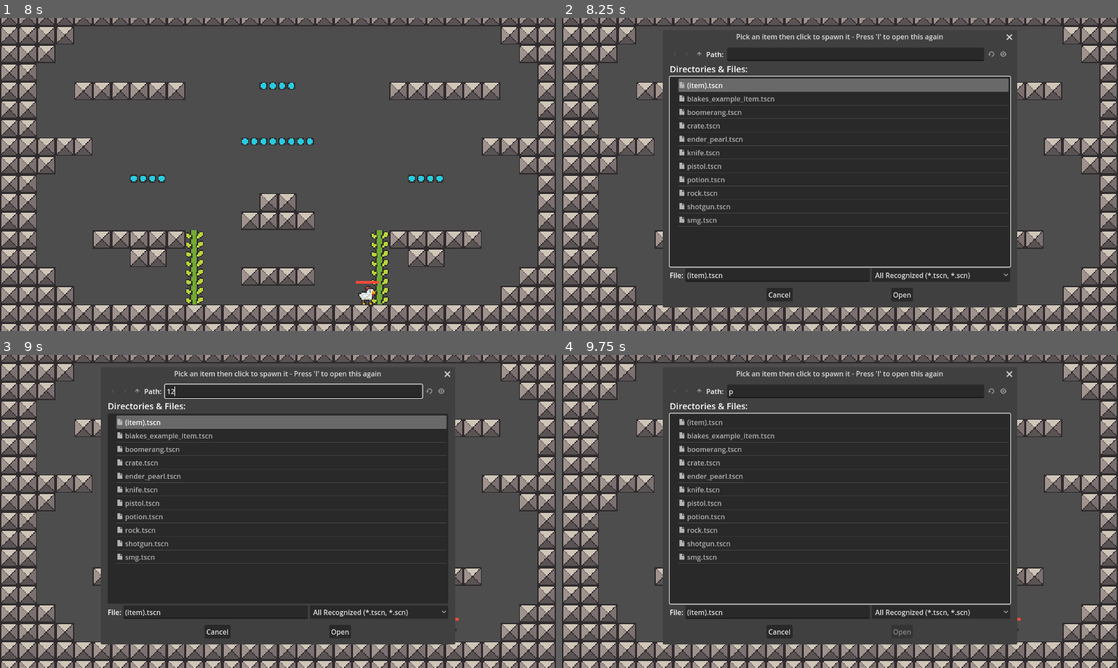
Above: before the commit, frames 1-4 (two rows, left to right).
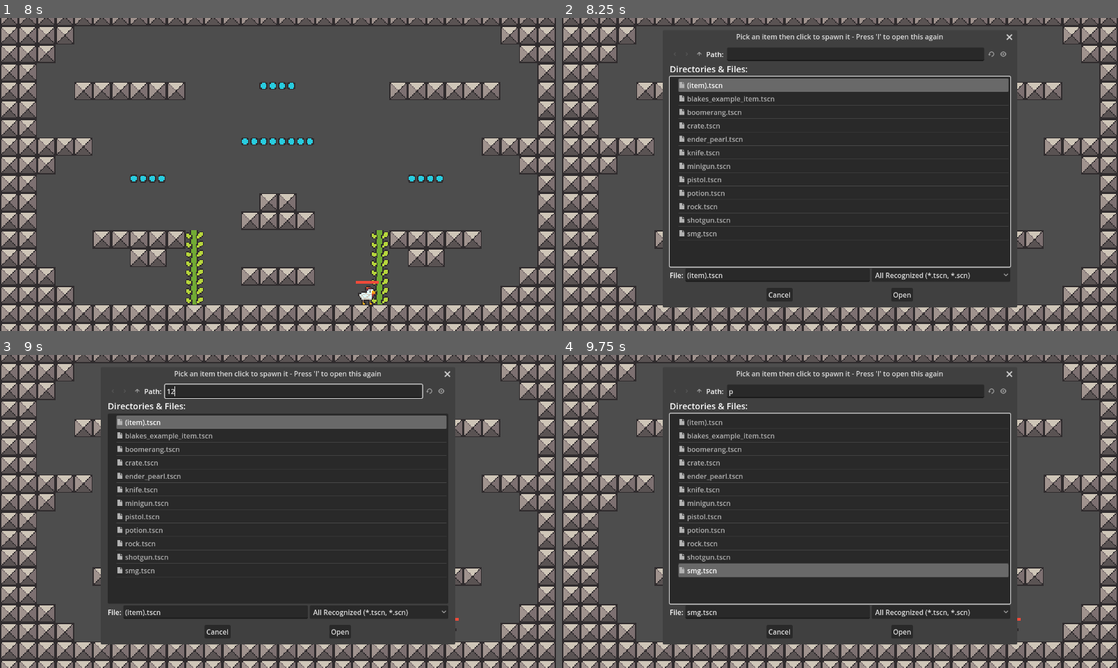
Above: after the commit, the same moments.

Repository: CiberTurtle/GamificationGame
Game: Godot game, scene res://main.tscn
Same seed, same stepped clock (60 frames per second), same inputs: the game is played once before the commit and once after it.
Inputs (mouse positions are in pixels of both pictures, inside the frame that each line leads up to):
- Up to frame 1 (8 s): click (294, 55) at 0.52 s; type "12" at 0.6 s; click (139, 55) at 1.25 s; click (139, 55) at 2 s; click "Open" at 2.75 s; tap Enter at 3.5 s; move the mouse to (400, 158) at 3.52 s; hold Right (right) 3.53-4.28 s; tap X (action) at 3.6 s; click (400, 158) at 3.67 s; move the mouse to (166, 190) at 4.27 s; hold Z (back) 4.28-5 s; tap L at 4.35 s; click (428, 55) at 5 s; click (439, 55) at 5.75 s; click "All Recognized (*.tscn, *.scn)" at 6.5 s; click "Cancel" at 7.25 s
- Up to frame 2 (8.25 s): tap Space at 8 s; move the mouse to (895, 105) at 8.02 s; hold Right (right) from 8.03 s (still down); tap I at 8.1 s
- Up to frame 3 (9 s): release Right (right) at 8.75 s; click (294, 392) at 8.77 s; type "12" at 8.85 s
- Up to frame 4 (9.75 s): tap Enter at 9.5 s; move the mouse to (812, 574) at 9.52 s; hold Up (ui_up) from 9.53 s (still down); tap P at 9.6 s; click (812, 574) at 9.67 s

Frame 1 is identical in both runs. In frame 2, 0.4% of the frame differs, in the area x 21-31%, y 46-71%; in frame 3, 0.4%; in frame 4, 3.1%, in the area x 20-81%, y 46-90%.

Commit message:
Minigun added, metal plant WIP

Diff:
--- /dev/null
+++ b/items/minigun.tscn
@@ -0,0 +1,31 @@
+[gd_scene load_steps=6 format=3 uid="uid://d1gjumndyp6q8"]
+
+[ext_resource type="PackedScene" uid="uid://dww6yjs6qfyhp" path="res://items/(item).tscn" id="1_0vcfo"]
+[ext_resource type="Texture2D" uid="uid://dae2l8ktq255t" path="res://icon.png" id="2_wjuhy"]
+[ext_resource type="Script" path="res://scripts/parts/staggered_fire.gd" id="3_t6e8g"]
+[ext_resource type="PackedScene" uid="uid://du5fgfvrh8m7x" path="res://scenes/minigun_bullet.tscn" id="4_sridm"]
+
+[sub_resource type="RectangleShape2D" id="RectangleShape2D_6g5yk"]
+size = Vector2(15, 10)
+
+[node name="Minigun" instance=ExtResource("1_0vcfo")]
+
+[node name="Collision" parent="." index="0"]
+shape = SubResource("RectangleShape2D_6g5yk")
+
+[node name="Sprite" parent="." index="1"]
+scale = Vector2(0.12, 0.08)
+texture = ExtResource("2_wjuhy")
+
+[node name="Cooldown" parent="OnPickup" index="0"]
+ticks = 0.0
+
+[node name="Cooldown" parent="OnUse" index="0"]
+ticks = 60.0
+
+[node name="Shoot" type="Node2D" parent="OnUse" index="1"]
+script = ExtResource("3_t6e8g")
+scene = ExtResource("4_sridm")
+count = 20
+delay = 0.05
+durability = 5
--- a/levels/metal_plant.tscn
+++ b/levels/metal_plant.tscn
@@ -11,7 +11,7 @@
 [node name="TileMap" type="TileMap" parent="."]
 tile_set = ExtResource("2_dm0b5")
 format = 2
-layer_0/tile_data = PackedInt32Array(589823, 0, 0, 524288, 0 …(1988 unchanged characters)… 8, 0, 0, -327669, 0, 0, -327670, 0, 0, -327671, 0, 0, -262145, 0, 0, -327680, 0, 0, -131077, 0, 0, -65528, 65536, 0, -9, 65536, 0, -458765, 0, 0, -524276, 0, 0, -196621, 0, 0, -262132, 0, 0, -196620, 0, 0, -262133, 0, 0, -262154, 0, 0, -262155, 0, 0, -262156, 0, 0, -262157, 0, 0, -589839, 0, 0, -655375, 0, 0, -655374, 0, 0, -720910, 0, 0, -720911, 0, 0, -589838, 0, 0, -589837, 0, 0, -655373, 0, 0, -720909, 0, 0, -655348, 0, 0, -720884, 0, 0, -786420, 0, 0, -786419, 0, 0, -786418, 0, 0, -720882, 0, 0, -655346, 0, 0, -655347, 0, 0, -720883, 0, 0, 196603, 65536, 0, 196604, 65536, 0, 131075, 65536, 0, 131076, 65536, 0, -65529, 65536, 0, -8, 65536, 0, -131076, 0, 0, -196605, 0, 0)
+layer_0/tile_data = PackedInt32Array(589823, 0, 0, 524288, 0 …(1988 unchanged characters)… 8, 0, 0, -327669, 0, 0, -327670, 0, 0, -262145, 0, 0, -327680, 0, 0, -131077, 0, 0, -458765, 0, 0, -524276, 0, 0, -196621, 0, 0, -262132, 0, 0, -196620, 0, 0, -262133, 0, 0, -262155, 0, 0, -262156, 0, 0, -262157, 0, 0, -589839, 0, 0, -655375, 0, 0, -655374, 0, 0, -720910, 0, 0, -720911, 0, 0, -589838, 0, 0, -589837, 0, 0, -655373, 0, 0, -720909, 0, 0, -655348, 0, 0, -720884, 0, 0, -786420, 0, 0, -786419, 0, 0, -786418, 0, 0, -720882, 0, 0, -655346, 0, 0, -655347, 0, 0, -720883, 0, 0, 196603, 65536, 0, 196604, 65536, 0, 131075, 65536, 0, 131076, 65536, 0, -131076, 0, 0, -196605, 0, 0, -196601, 65536, 0, -196600, 65536, 0, -131081, 65536, 0, -131080, 65536, 0, 8, 0, 0, 7, 0, 0, 65527, 0, 0, 65528, 0, 0)
 
 [node name="PlayerSpawns" type="Node2D" parent="."]
 
--- /dev/null
+++ b/scenes/minigun_bullet.tscn
@@ -0,0 +1,18 @@
+[gd_scene load_steps=4 format=3 uid="uid://du5fgfvrh8m7x"]
+
+[ext_resource type="PackedScene" uid="uid://f6sxhy6ou814" path="res://scenes/projectile.tscn" id="1_wpqrj"]
+
+[sub_resource type="Curve" id="Curve_g4wk0"]
+max_value = 600.0
+_data = [Vector2(0, 500), 0.0, 0.0, 0, 0]
+point_count = 1
+
+[sub_resource type="Curve" id="Curve_jthac"]
+_data = [Vector2(0, 0.05), 0.0, 0.0, 0, 0]
+point_count = 1
+
+[node name="Minigun bullet" instance=ExtResource("1_wpqrj")]
+lifetime = 120
+speed_over_lifetime = SubResource("Curve_g4wk0")
+random_skew = true
+skew_curve = SubResource("Curve_jthac")
